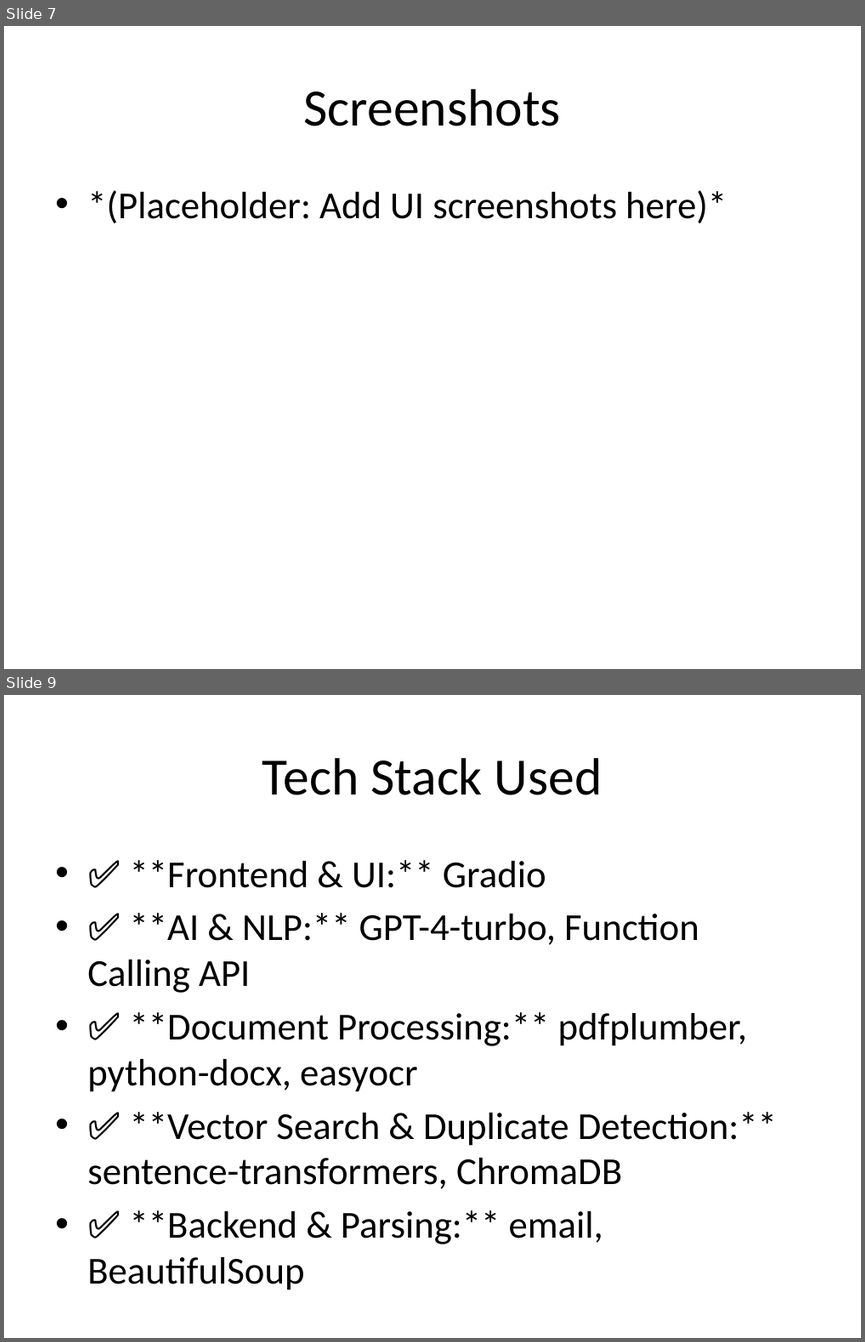
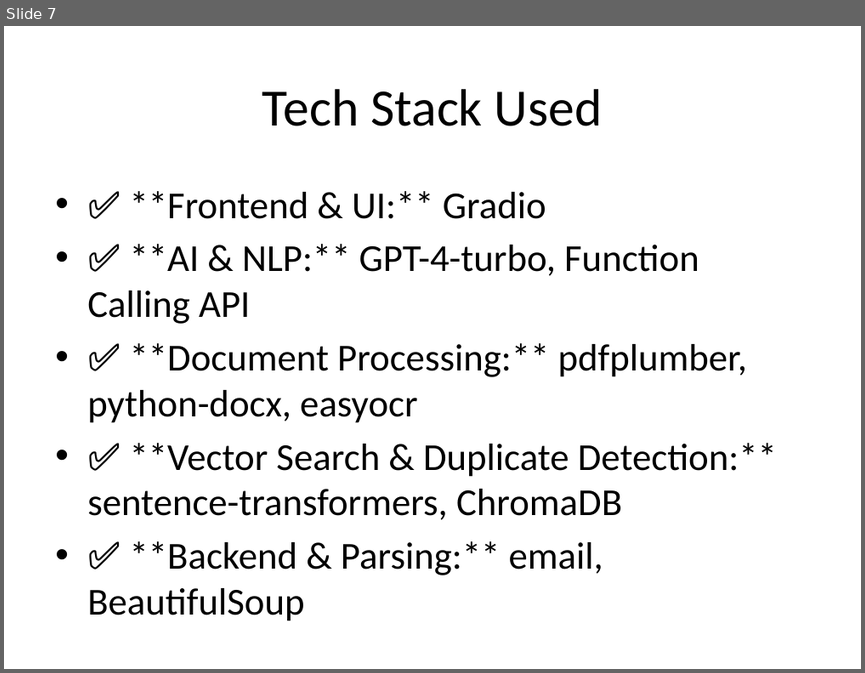
Before and after one commit to ewfx/gaied-ai-sparklers, a slide deck: artifacts/arch/AI_Email_Classification_Presentation.pptx. Shown one above the other, each under a label of ours: slides 7 and 9 before the commit, slide 7 after it; the slides between them are not shown. The pictures are 865x1342 and 865x673 pixels, drawn with LibreOffice and Linux fonts; fonts in the diff are those of the drawing. Boxes give left, top, right and bottom in pixels: in the first picture for what was removed or moved away, otherwise in the second. Text is boxed around its words. In the diff, an @@ line names an element or a change of style, - is before the commit and + after.

```diff
--- a/artifacts/arch/AI_Email_Classification_Presentation.pptx
+++ b/artifacts/arch/AI_Email_Classification_Presentation.pptx
@@ slide 7 removed at [4, 26, 861, 669], background #FFFFFF @@
@@ title removed at [304, 89, 561, 126] @@
-Screenshots
@@ text removed at [87, 190, 726, 223] @@
-• *(Placeholder: Add UI screenshots here)*
@@ what was slide 9 is now slide 7 @@
```
Also in this commit, not shown: 5 slides changed, 1 slide added, 3 other slides removed, 2 other files.
